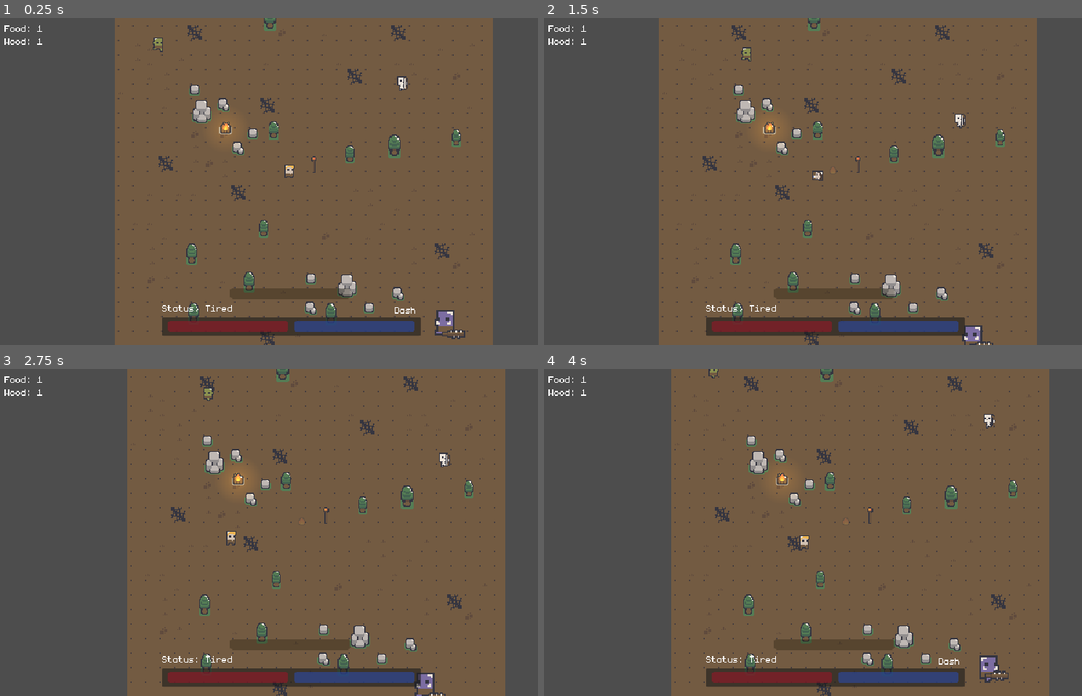
Above: before the commit, frames 1-4 (two rows, left to right).
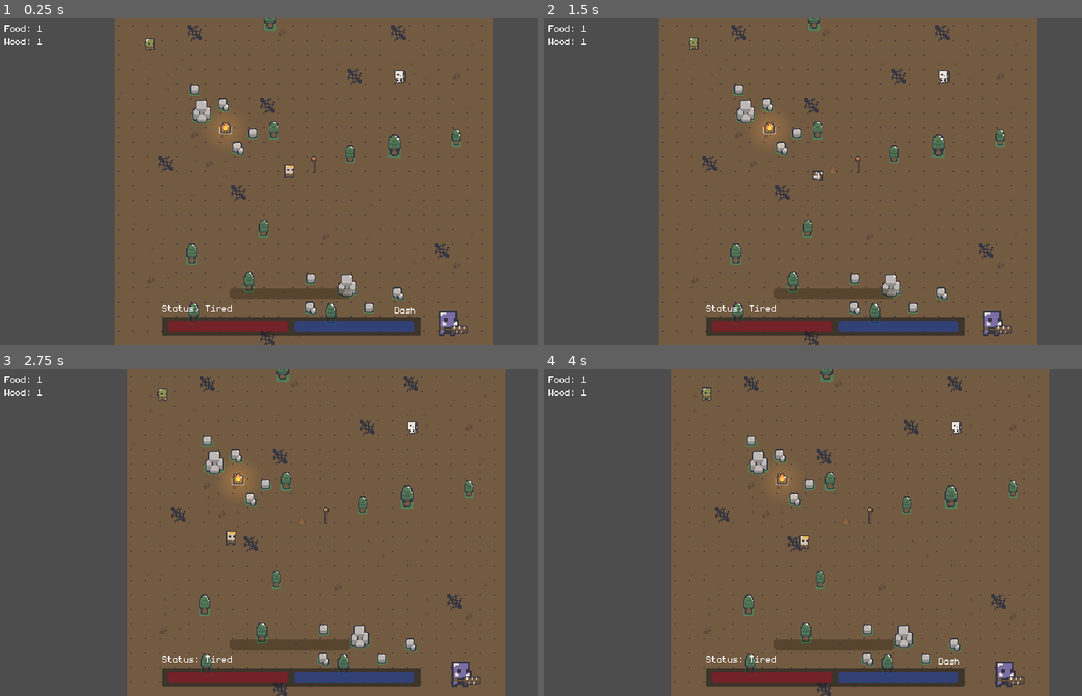
Above: after the commit, the same moments.

Repository: qmarsala/DeliciousDungeon
Game: Godot game, scene res://scenes/debug.tscn
Same seed, same stepped clock (60 frames per second), same inputs: the game is played once before the commit and once after it. This scene is started directly instead of the project's main scene.
Inputs (mouse positions are in pixels of both pictures, inside the frame that each line leads up to):
- Up to frame 1 (0.25 s): no input
- Up to frame 2 (1.5 s): move the mouse to (958, 165) at 0.52 s; tap Q (basic_attack) at 0.6 s; move the mouse to (716, 197) at 1.27 s; right-click (716, 197) at 1.35 s
- Up to frame 3 (2.75 s): move the mouse to (344, 460) at 2.02 s; tap W (heavy_attack) at 2.1 s
- Up to frame 4 (4 s): move the mouse to (802, 597) at 2.77 s; tap E (interact) at 2.85 s; move the mouse to (1006, 581) at 3.52 s; press the mouse at (1006, 581) at 3.53 s

The runs differ from the first frame. In frame 1, 0.5% of the frame differs, in the area x 26-88%, y 6-99%; in frame 2, 0.7%; in frame 3, 0.7%, in the area x 29-90%, y 5-100%; in frame 4, 0.7%.
Error before the commit: Invalid call. Nonexistent function 'is_dead' in base 'Nil'. (res://assets/scripts/player/magic_attack.gd:47)
Error after the commit: Parse Error: Could not find type "StatusEffect" in the current scope. (res://assets/scripts/enemies/enemy.gd:15)

Commit message:
add 'status effects' to enemies

Diff:
--- a/src/assets/scripts/enemies/enemy.gd
+++ b/src/assets/scripts/enemies/enemy.gd
@@ -12,10 +12,23 @@
 # should attack state take care of this?
 var attack_is_cooling_down = false
 var agro: float = 0.0
+var status_effects: Array[StatusEffect]
 
 func _ready() -> void:
 	state_machine.init(self)
 	%HealthComponent.HealthDepleted.connect(_on_health_depleted)
+	add_to_group(Interfaces.HasStatusEffects)
+
+var time: float = 0
+func _process(delta: float) -> void:
+	time += delta
+	var expired_effects = status_effects.filter(func(se: StatusEffect): return se.is_expired(time))
+	for ee in expired_effects:
+		status_effects.erase(ee)
+	for se in status_effects:
+		if se.is_applicable(time):
+			se.tick(time)
+			receive_damage(se.damage)
 
 func is_dead(): return %HealthComponent.is_dead()
 
@@ -25,6 +38,17 @@
 	if is_dead(): return
 	state_machine.transition_to("EnemyFightingState")
 
+func has_effect(effect: StatusEffect):
+	return status_effects.has(effect)
+
+func apply_effect(effect: StatusEffect):
+	if status_effects.has(effect):
+		var se_idx = status_effects.find(effect)
+		status_effects[se_idx].apply(time)
+	else:
+		status_effects.append(effect)
+		effect.apply(time)
+
 func _on_death_timer_timeout():
 	queue_free()
 
--- a/src/assets/scripts/interfaces.gd
+++ b/src/assets/scripts/interfaces.gd
@@ -10,6 +10,7 @@
 
 const Interactable = "Interactables"
 const Damageable = "Damageables"
+const HasStatusEffects = "HasStatusEffects"
 
 static func is_interface(node: Node, interface: String):
 	return node and node.is_in_group(interface)
